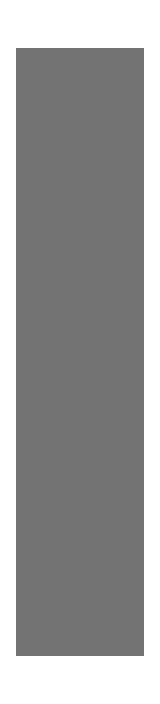
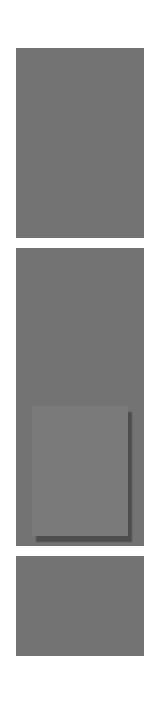
Layered file, before and after one edit (160x704). Changes by layer:
added layer "Shape 2" (33%) above "Shape 1 copy" over (x1=32, y1=406, x2=128, y2=536)
painted on "Shape 1" over (x1=16, y1=238, x2=144, y2=556)
